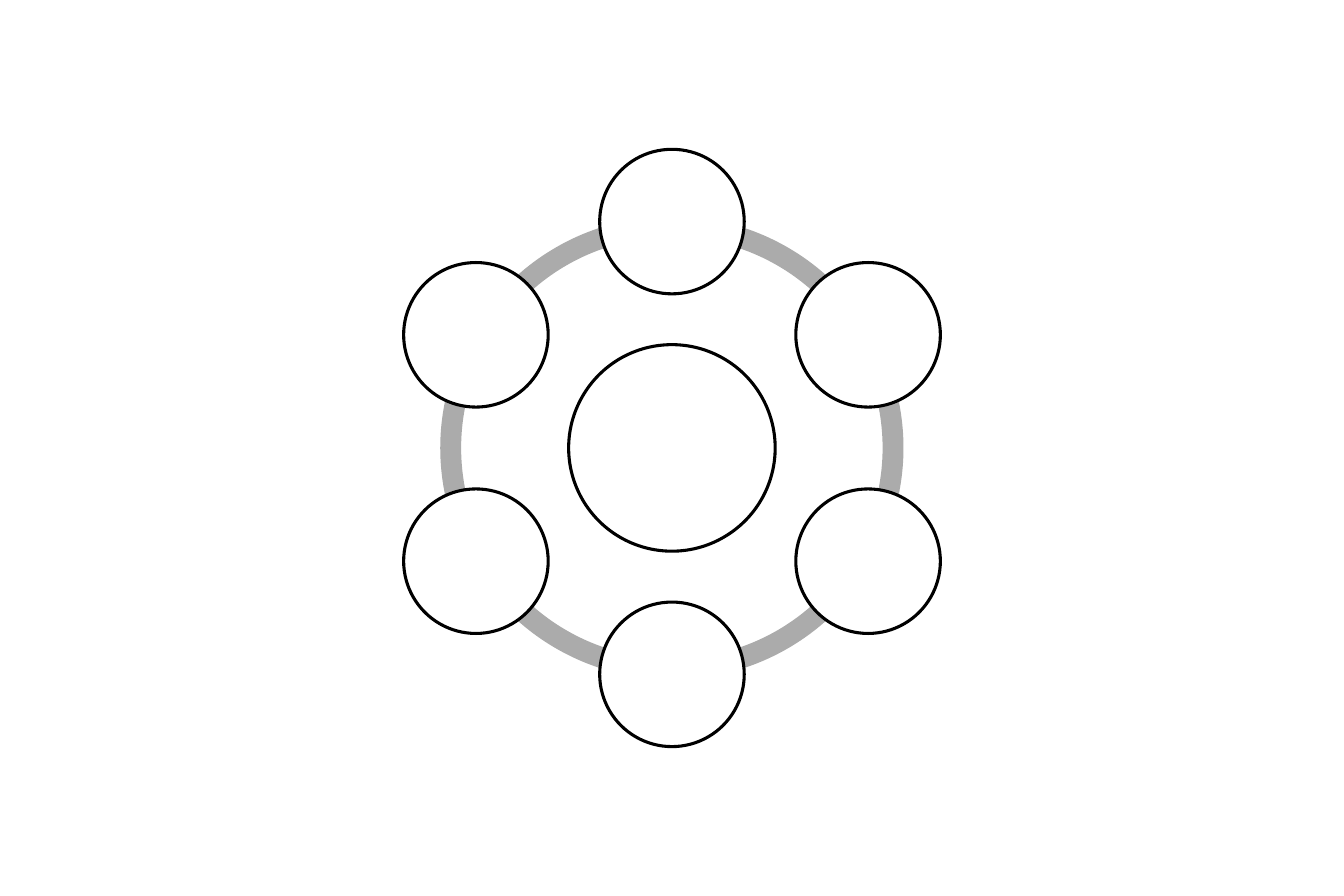
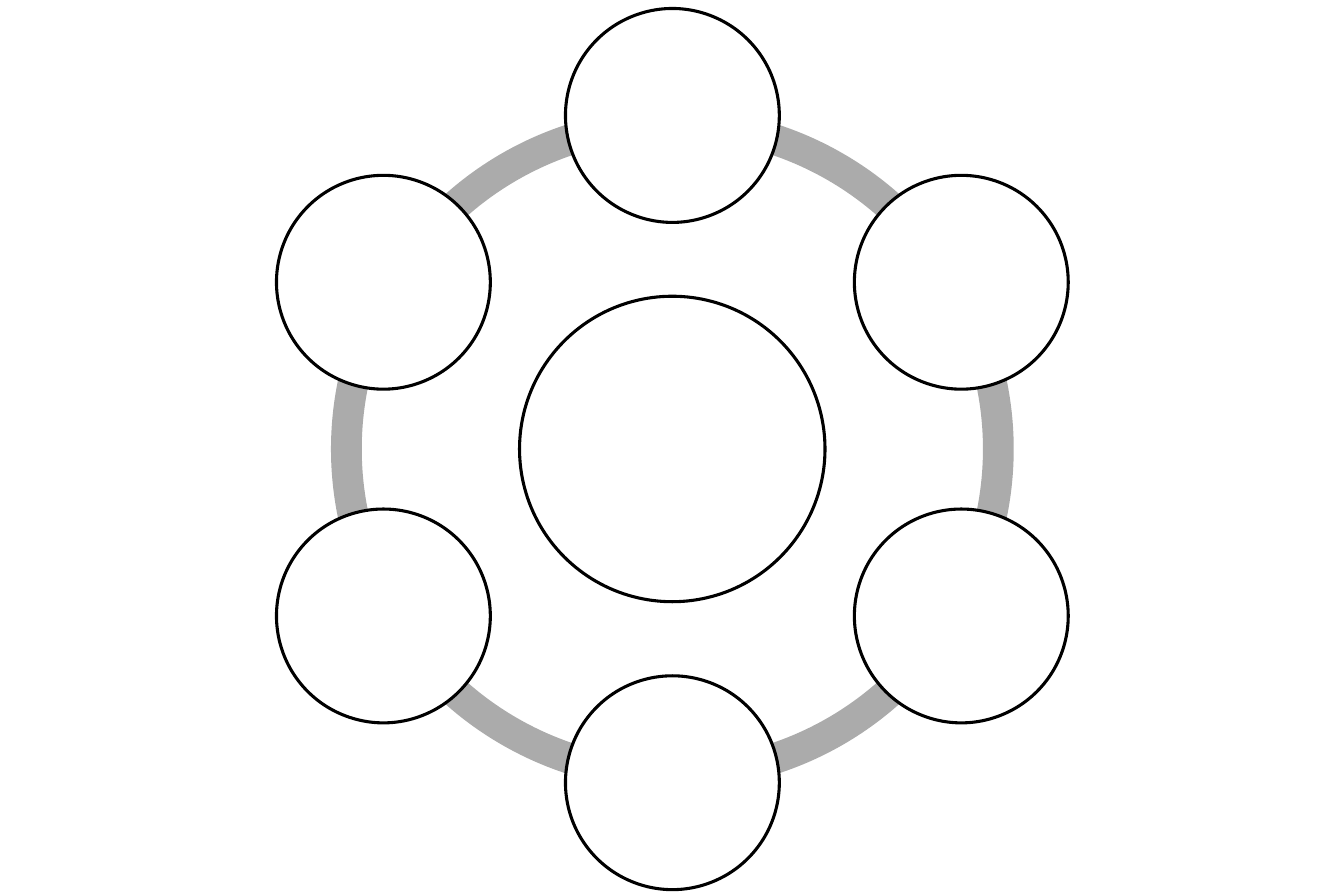
Before and after one commit to rcandell/phd-thesis, a slide deck: slide 1 of chapter-intro/diagrams/diagrams.pptx. Drawn at 1344x896 pixels with LibreOffice and Linux fonts; fonts in the diff are those of the drawing. Boxes give left, top, right and bottom in pixels: in the first picture for what was removed or moved away, otherwise in the second. Text is boxed around its words. In the diff, an @@ line names an element or a change of style, - is before the commit and + after.

```diff
--- a/chapter-intro/diagrams/diagrams.pptx
+++ b/chapter-intro/diagrams/diagrams.pptx
@@ ellipse: place and size @@
-ellipse at <box>600,150,746,296</box>
+ellipse at <box>564,9,777,222</box>
@@ arch (boxed as its full ring): place and size @@
-arch (boxed as its full ring) at <box>441,217,905,681</box>
+arch (boxed as its full ring) at <box>332,108,1015,791</box>
@@ arch (boxed as its full ring): place and size @@
-arch (boxed as its full ring) at <box>441,217,905,681</box>
+arch (boxed as its full ring) at <box>332,108,1015,791</box>
@@ arch (boxed as its full ring): place and size @@
-arch (boxed as its full ring) at <box>441,217,905,681</box>
+arch (boxed as its full ring) at <box>332,108,1015,791</box>
@@ arch (boxed as its full ring): place and size @@
-arch (boxed as its full ring) at <box>441,217,905,681</box>
+arch (boxed as its full ring) at <box>332,108,1015,791</box>
@@ arch (boxed as its full ring): place and size @@
-arch (boxed as its full ring) at <box>441,217,905,681</box>
+arch (boxed as its full ring) at <box>332,108,1015,791</box>
@@ arch (boxed as its full ring): place and size @@
-arch (boxed as its full ring) at <box>441,217,905,681</box>
+arch (boxed as its full ring) at <box>332,108,1015,791</box>
@@ ellipse: place and size @@
-ellipse at <box>403,262,549,408</box>
+ellipse at <box>276,175,488,388</box>
@@ ellipse: place and size @@
-ellipse at <box>795,262,941,408</box>
+ellipse at <box>853,175,1066,388</box>
@@ ellipse: place and size @@
-ellipse at <box>569,345,775,551</box>
+ellipse at <box>520,296,824,600</box>
@@ ellipse: place and size @@
-ellipse at <box>403,488,549,634</box>
+ellipse at <box>276,508,488,721</box>
@@ ellipse: place and size @@
-ellipse at <box>795,488,941,634</box>
+ellipse at <box>853,508,1066,721</box>
@@ ellipse: place and size @@
-ellipse at <box>600,603,746,748</box>
+ellipse at <box>564,676,777,889</box>
```
Also in this commit, not shown: 1 other slide changed, 11 other files.
